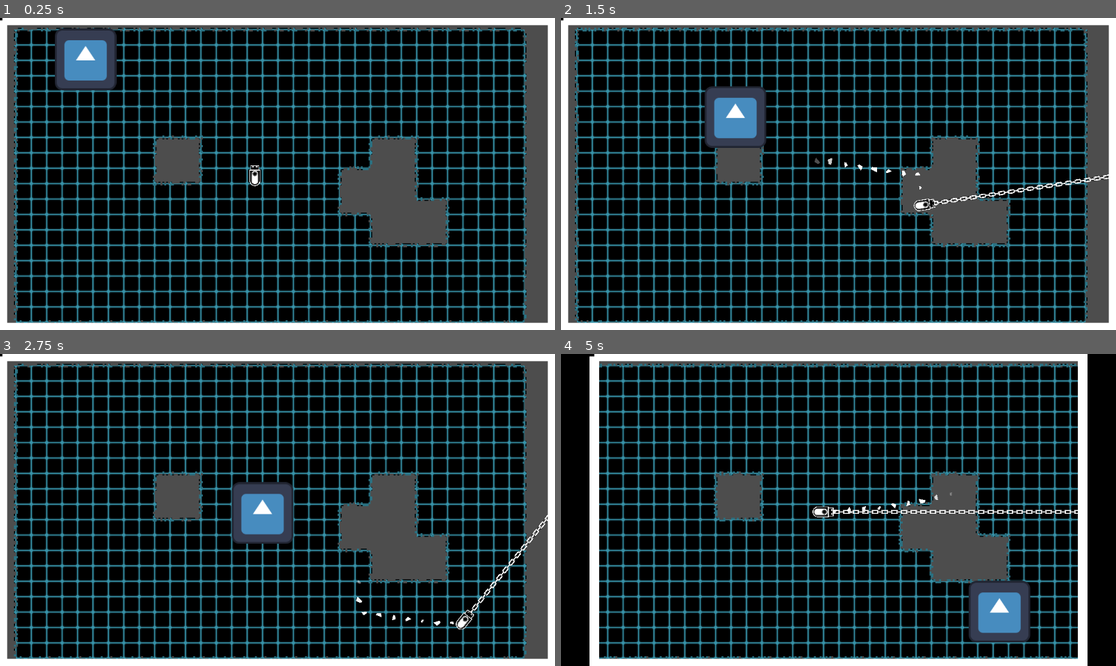
Above: before the commit, frames 1-4 (two rows, left to right).
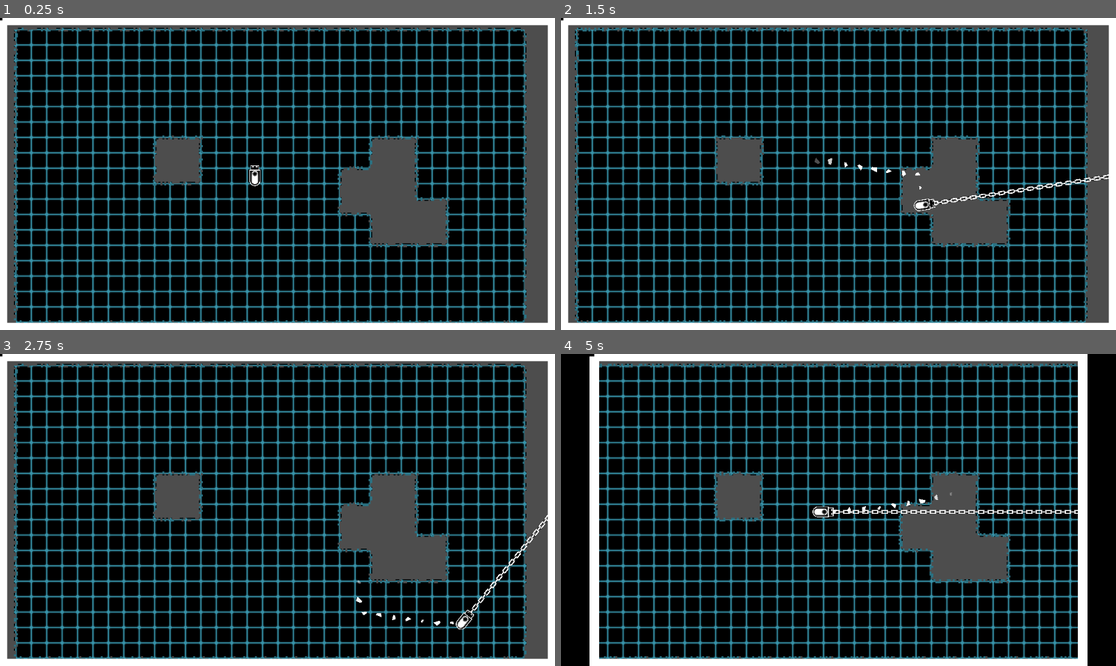
Above: after the commit, the same moments.

Repository: SomeSortOfSam/Hardest_Drive
Game: Godot game, scene res://scenes/gamplay.tscn
Two runs of this game, one before a commit and one after it. Both use one fixed random seed, a clock stepped at 60 frames per second and the inputs below. The engine's default icon, where the game draws it, is replaced by a stand-in: a white triangle on a blue panel in a dark square.
Inputs (mouse positions are in pixels of both pictures, inside the frame that each line leads up to):
- Up to frame 1 (0.25 s): no input
- Up to frame 2 (1.5 s): move the mouse to (960, 158) at 0.52 s; hold D (player_right) 0.53-1.28 s; click (960, 158) at 0.67 s; move the mouse to (727, 189) at 1.27 s; hold S (player_down) from 1.28 s (still down)
- Up to frame 3 (2.75 s): move the mouse to (333, 441) at 2.02 s; release S (player_down) at 2.03 s; hold D (player_right) from 2.03 s (still down)
- Up to frame 4 (5 s): move the mouse to (810, 572) at 2.77 s; release D (player_right) at 2.78 s; hold W (player_up) 2.78-3.53 s; click (810, 572) at 2.92 s; move the mouse to (1005, 556) at 3.52 s; hold A (player_left) from 3.53 s (still down); move the mouse to (672, 463) at 4.27 s

The runs differ from the first frame. In frame 1, 2.1% of the frame differs, in the area x 9-22%, y 3-24%; in frame 2, 1.9%; in frame 3, 2.1%, in the area x 41-53%, y 40-61%; in frame 4, 2.1%.

Commit message:
Made enemy spawners actually work

Diff:
--- a/scenes/enemy.tscn
+++ b/scenes/enemy.tscn
@@ -17,6 +17,7 @@
 shape = SubResource("CircleShape2D_5qmfi")
 
 [node name="Sprite2D" type="Sprite2D" parent="."]
+visible = false
 scale = Vector2(0.2, 0.2)
 texture = ExtResource("1_nod8v")
 
@@ -34,3 +35,4 @@
 wait_time = 0.01
 
 [connection signal="area_entered" from="HurtBox" to="." method="_on_hurt_box_area_entered"]
+[connection signal="area_exited" from="HurtBox" to="." method="_on_hurt_box_area_exited"]
--- a/scenes/gamplay.tscn
+++ b/scenes/gamplay.tscn
@@ -1,10 +1,9 @@
-[gd_scene load_steps=56 format=3 uid="uid://t8h2a41u1nip"]
+[gd_scene load_steps=55 format=3 uid="uid://t8h2a41u1nip"]
 
 [ext_resource type="Texture2D" uid="uid://b1riy46aqmn18" path="res://assets/grid_edges.png" id="1_2tgxe"]
 [ext_resource type="PackedScene" uid="uid://c6qw5oje450sv" path="res://scenes/player.tscn" id="2_7pc31"]
 [ext_resource type="Script" path="res://scripts/border_camera.gd" id="3_i8wvo"]
 [ext_resource type="Script" path="res://scripts/LetterboxCollider.gd" id="4_80nsy"]
-[ext_resource type="PackedScene" uid="uid://c0bavsp5m5qge" path="res://scenes/enemy.tscn" id="5_l7srj"]
 [ext_resource type="PackedScene" uid="uid://cm2ey8fk0fl14" path="res://scenes/enemy_spawner.tscn" id="6_yhgw7"]
 
 [sub_resource type="NavigationPolygon" id="NavigationPolygon_0xnho"]
@@ -921,9 +920,6 @@
 
 [node name="Player" parent="TileMap" instance=ExtResource("2_7pc31")]
 
-[node name="Enemy" parent="." instance=ExtResource("5_l7srj")]
-position = Vector2(131, 85)
-
 [node name="EnemySpawner" parent="." instance=ExtResource("6_yhgw7")]
 position = Vector2(803, 557)
 
--- a/scripts/EnemySpawner.gd
+++ b/scripts/EnemySpawner.gd
@@ -3,4 +3,10 @@
 @export var enemy_scene : PackedScene
 
 func _on_area_exited(area):
-	get_parent().call_deferred("add_child",enemy_scene.instantiate())
+	print("hi")
+	call_deferred("spawn_enemy")
+
+func spawn_enemy():
+	var enemy = enemy_scene.instantiate()
+	enemy.position = position
+	get_parent().add_child(enemy)
--- a/scripts/enemy.gd
+++ b/scripts/enemy.gd
@@ -2,7 +2,7 @@
 
 var movement_speed: float = 200.0
 var movement_target_position: Vector2 = Vector2(60.0,180.0)
-var nav_enabled := true
+var nav_enabled := false
 
 @onready var navigation_agent: NavigationAgent2D = $NavigationAgent2D
 @onready var player = $"../TileMap/Player"
@@ -51,7 +51,9 @@
 		sprite.scale = Vector2(-1,1)
 	else:
 		sprite.scale = Vector2(1,1)
+
 func die():
+	print("bye world")
 	queue_free()
 
 func _on_navigation_agent_2d_waypoint_reached(details):
@@ -59,7 +61,8 @@
 
 func _on_hurt_box_area_entered(area : Area2D):
 	if area.collision_layer == 1:
-		die()
+		if nav_enabled:
+			die()
 		return
 	velocity += (global_position - area.global_position).normalized() * movement_speed * 3
 	var cell = tilemap.local_to_map(position)
@@ -69,3 +72,10 @@
 	timer.start()
 	await timer.timeout
 	nav_enabled = true
+
+
+func _on_hurt_box_area_exited(area):
+	if area.collision_layer == 1:
+		print("world")
+		nav_enabled = true
+		sprite.show()
